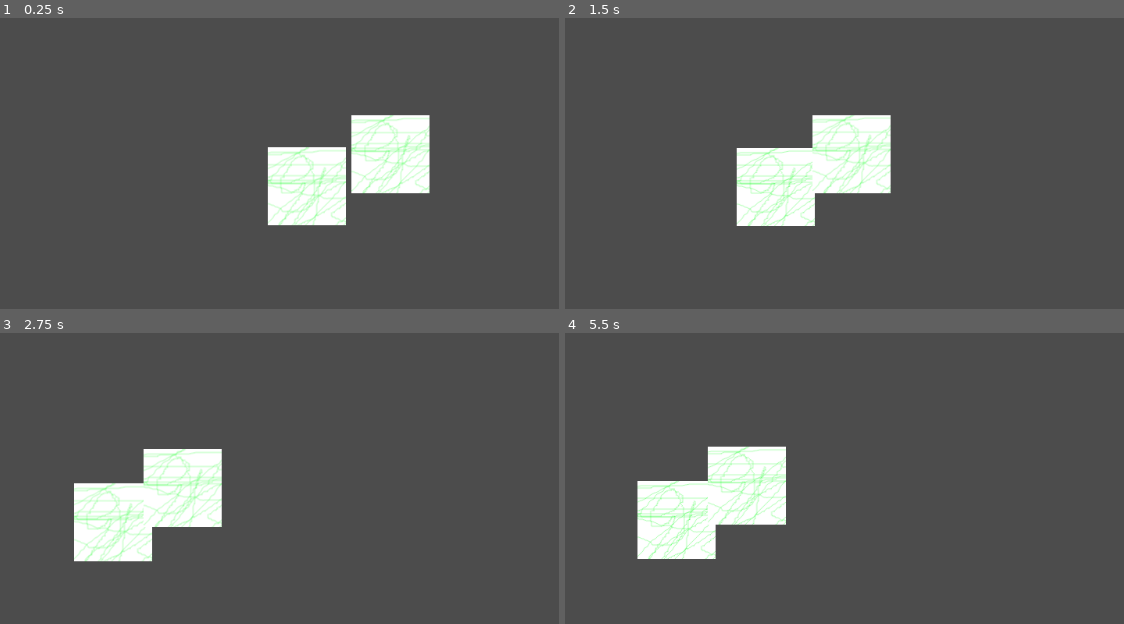
Above: before the commit, frames 1-4 (two rows, left to right).
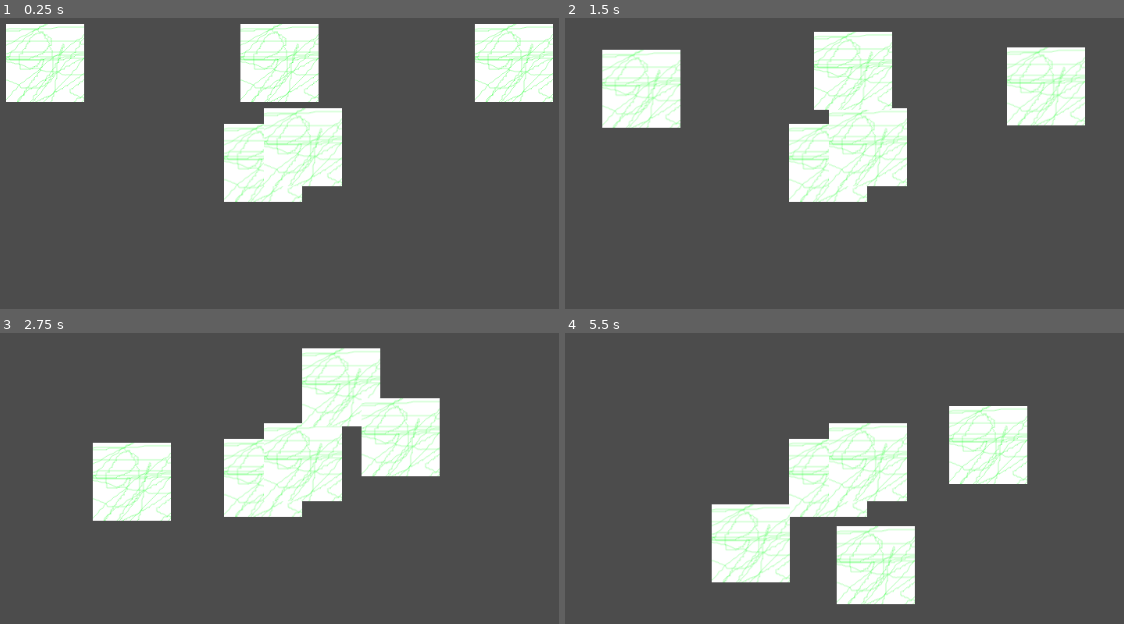
Above: after the commit, the same moments.

Repository: LubiePierogi/polyjam2020
Game: Godot game, scene res://Level.tscn
Same seed, same stepped clock (60 frames per second), same inputs: the game is played once before the commit and once after it.
Inputs (mouse positions are in pixels of both pictures, inside the frame that each line leads up to):
- Up to frame 1 (0.25 s): no input
- Up to frame 2 (1.5 s): move the mouse to (1107, 195) at 0.52 s; click (1107, 195) at 0.67 s; move the mouse to (771, 242) at 1.27 s; click (771, 242) at 1.42 s
- Up to frame 3 (2.75 s): move the mouse to (447, 431) at 2.02 s; click (447, 431) at 2.17 s
- Up to frame 4 (5.5 s): move the mouse to (outside the picture) at 2.77 s; click (outside the picture) at 2.92 s; move the mouse to (outside the picture) at 3.52 s; click (outside the picture) at 3.67 s; move the mouse to (693, 463) at 4.27 s; click (693, 463) at 4.42 s; move the mouse to (973, 533) at 5.02 s; click (973, 533) at 5.17 s

The runs differ from the first frame. In frame 1, 22% of the frame differs, in the area x 1-99%, y 2-72%; in frame 2, 18%; in frame 3, 21%; in frame 4, 23%, in the area x 12-83%, y 25-94%.

Commit message:
computer

Diff:
--- /dev/null
+++ b/galowie/Computer.gd
@@ -0,0 +1,51 @@
+extends Node
+
+const Ziomek = preload("res://Ziomek.tscn")
+const Rzymianin = preload("res://Rzymianin.tscn")
+
+var rng = RandomNumberGenerator.new()
+
+# Declare member variables here. Examples:
+# var a = 2
+# var b = "text"
+
+var units = []
+var next_targets = []
+
+func add_unit(unit):
+	units.push_back(unit)
+	next_targets.push_back(null)
+
+func create_unit(scene):
+	var unit = scene.instance()
+	add_child(unit)
+	add_unit(unit)
+	return unit
+
+# Called when the node enters the scene tree for the first time.
+func _ready():
+	rng.randomize() # Replace with function body.
+	create_unit(Ziomek).position = Vector2(100,100)
+	create_unit(Ziomek).position = Vector2(400,100)
+	create_unit(Ziomek).position = Vector2(700,100)
+
+
+# Called every frame. 'delta' is the elapsed time since the previous frame.
+func _process(delta):
+	pass
+
+func _on_Timer_timeout():
+	var i = 0
+	while i < len(units):
+		units[i].target_point = Vector2(\
+			rng.randf_range(100, 800) ,rng.randf_range(100, 800))
+		next_targets[i] = null
+		i = i + 1
+	return
+
+
+
+
+# Called every frame. 'delta' is the elapsed time since the previous frame.
+#func _process(delta):
+#	pass
--- /dev/null
+++ b/galowie/Computer.tscn
@@ -0,0 +1,3 @@
+[gd_scene format=2]
+
+[node name="Computer" type="Node"]
--- a/galowie/Level.tscn
+++ b/galowie/Level.tscn
@@ -1,9 +1,11 @@
-[gd_scene load_steps=6 format=2]
+[gd_scene load_steps=8 format=2]
 
 [ext_resource path="res://Ziomek.tscn" type="PackedScene" id=1]
 [ext_resource path="res://Player.tscn" type="PackedScene" id=2]
 [ext_resource path="res://Player.gd" type="Script" id=3]
 [ext_resource path="res://Level.gd" type="Script" id=4]
+[ext_resource path="res://Computer.tscn" type="PackedScene" id=5]
+[ext_resource path="res://Computer.gd" type="Script" id=6]
 
 [sub_resource type="RectangleShape2D" id=1]
 extents = Vector2( 300, 10 )
@@ -32,4 +34,8 @@
 
 [node name="Player" parent="." instance=ExtResource( 2 )]
 script = ExtResource( 3 )
+
+[node name="Computer" parent="." instance=ExtResource( 5 )]
+script = ExtResource( 6 )
 [connection signal="timeout" from="Timer" to="Player" method="_on_Timer_timeout"]
+[connection signal="timeout" from="Timer" to="Computer" method="_on_Timer_timeout"]
--- a/galowie/Player.gd
+++ b/galowie/Player.gd
@@ -7,6 +7,7 @@
 # var b = "text"
 
 var units = []
+var next_targets = []
 var vec1 = Vector2(0,0)
 var vecklik = Vector2(500,500)
 
@@ -29,6 +30,10 @@
 		selection_circle = null
 
 
+func add_unit(unit):
+	units.push_back(unit)
+	next_targets.push_back(null)
+
 # Called when the node enters the scene tree for the first time.
 func _ready():
 	units.push_back("xddddd")
@@ -37,14 +42,19 @@
 	print("jabłuszka xd")
 	print(units)
 	units.clear()
-	units.push_back(get_node("../Reperix"))
-	units.push_back(get_node("../Almostherix"))
+	add_unit(get_node("../Reperix"))
+	add_unit(get_node("../Almostherix"))
 	print(units)
 
 
 func ogarnij_input():
 	if (Input.is_action_just_pressed("ui_iteration")):
 		iterate_selection()
+	if (Input.is_mouse_button_pressed(BUTTON_RIGHT)):
+		print("xd")
+		if selected_unit > -1 && selected_unit < len(units):
+			print("xdd")
+			next_targets[selected_unit] = get_viewport().get_mouse_position()
 
 func iterate_selection():
 	if len(units) > 0:
@@ -59,6 +69,15 @@
 	refresh_selection_circle()
 
 func _on_Timer_timeout():
+	var i = 0
+	print("ewriopoewrpiorwe")
+	while i < len(units):
+		units[i].target_point = next_targets[i]
+		next_targets[i] = null
+		print("hahahahahahaha")
+		i = i + 1
+	return
+
 	vec1 = get_node("../Reperix").get_position()
 	vec1 = vecklik - vec1
 	get_node("../Reperix").target_point = vec1
--- /dev/null
+++ b/galowie/Rzymianin.tscn
@@ -0,0 +1,13 @@
+[gd_scene load_steps=3 format=2]
+
+[ext_resource path="res://Ziomek.tscn" type="PackedScene" id=1]
+[ext_resource path="res://rzymianin.png" type="Texture" id=2]
+
+[node name="Rzymianin" type="Node"]
+
+[node name="ZiomekRoot" parent="." instance=ExtResource( 1 )]
+
+[node name="Sprite" parent="ZiomekRoot" index="0"]
+texture = ExtResource( 2 )
+
+[editable path="ZiomekRoot"]
--- a/galowie/Ziomek.gd
+++ b/galowie/Ziomek.gd
@@ -10,7 +10,6 @@
 
 # Called when the node enters the scene tree for the first time.
 func _ready():
-	target_point = Vector2(800, 300)
 	pass # Replace with function body.
 
 func get_speed():
@@ -20,4 +19,4 @@
 # Called every frame. 'delta' is the elapsed time since the previous frame.
 func _process(delta):
 	if (target_point):
-		move_and_slide(target_point - get_global_transform().get_origin())
+		move_and_slide((target_point - position).normalized() * get_speed())
--- a/galowie/default_env.tres
+++ b/galowie/default_env.tres
@@ -3,5 +3,6 @@
 [sub_resource type="ProceduralSky" id=1]
 
 [resource]
-background_mode = 2
+background_mode = 1
 background_sky = SubResource( 1 )
+background_color = Color( 1, 0, 1, 1 )
--- a/galowie/project.godot
+++ b/galowie/project.godot
@@ -27,11 +27,6 @@
 , Object(InputEventJoypadButton,"resource_local_to_scene":false,"resource_name":"","device":-1,"button_index":2,"pressure":0.0,"pressed":false,"script":null)
  ]
 }
-Klikacz={
-"deadzone": 0.5,
-"events": [ Object(InputEventMouseButton,"resource_local_to_scene":false,"resource_name":"","device":0,"alt":false,"shift":false,"control":false,"meta":false,"command":false,"button_mask":0,"position":Vector2( 0, 0 ),"global_position":Vector2( 0, 0 ),"factor":1.0,"button_index":1,"pressed":false,"doubleclick":false,"script":null)
- ]
-}
 
 [rendering]
 
Binary file added: galowie/rzymianin.png
Not shown, added: galowie/rzymianin.png.import
